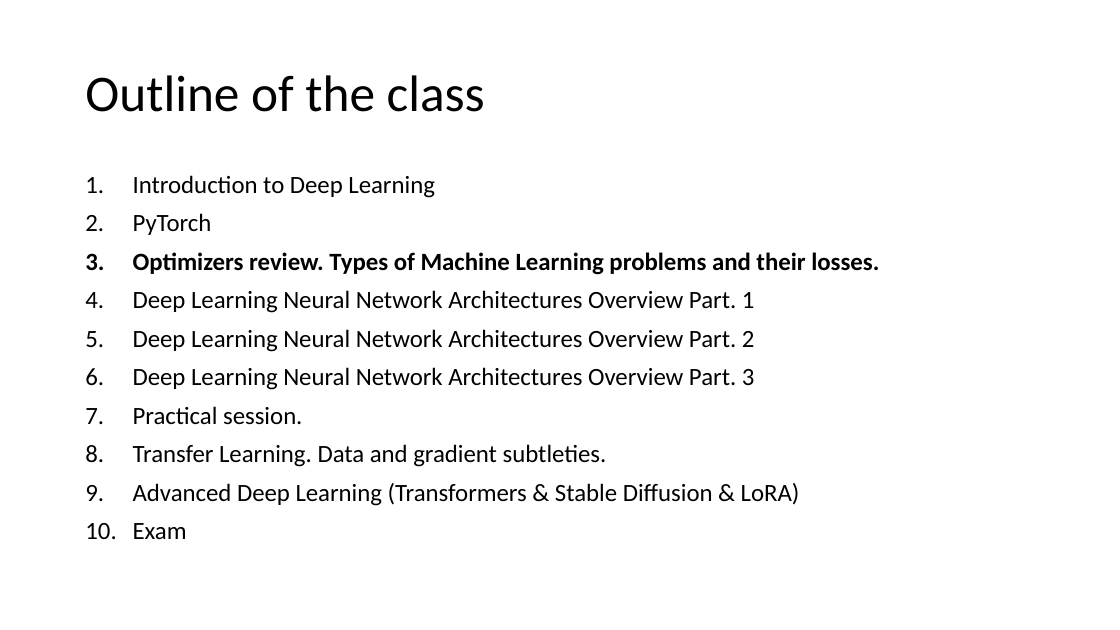
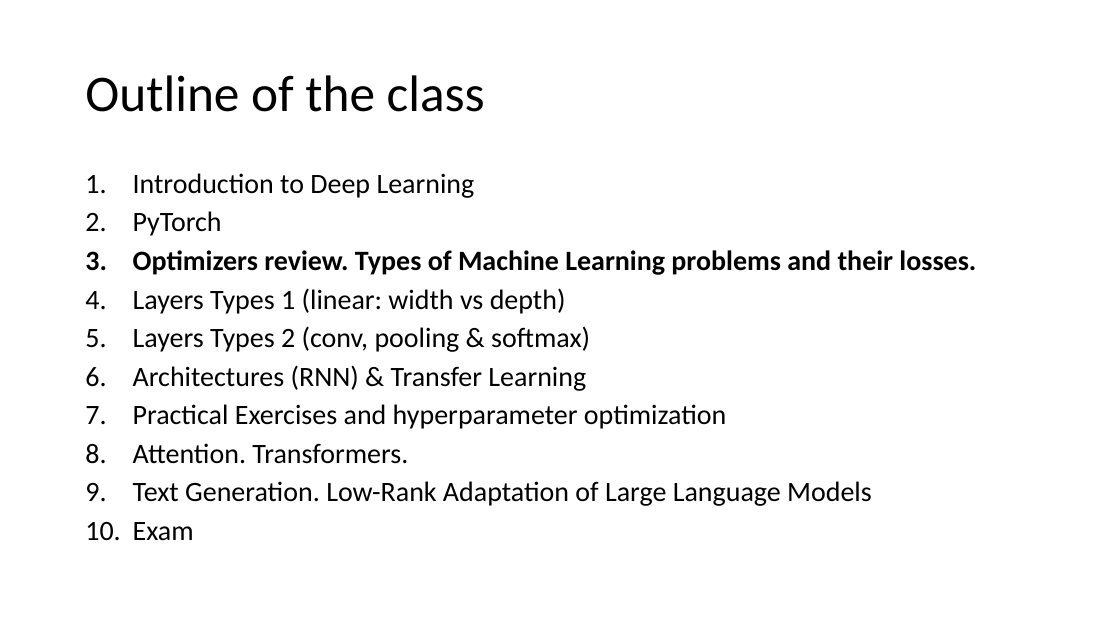
Before and after one commit to MICS-Lab/DeepLearningCourse2025, a slide deck: slide 2 of Slides/Slides_3.pptx. Drawn at 1120x630 pixels with LibreOffice and Linux fonts; fonts in the diff are those of the drawing. Boxes give left, top, right and bottom in pixels: in the first picture for what was removed or moved away, otherwise in the second. Text is boxed around its words. In the diff, an @@ line names an element or a change of style, - is before the commit and + after.

```diff
--- a/Slides/Slides_3.pptx
+++ b/Slides/Slides_3.pptx
@@ text at (x1=133, y1=173, x2=976, y2=541): size 21.3 to 24 pt in "Introduction to Deep Learning", "PyTorch", "Optimizers review. Types of Machine Learning problems ...", "Exam"; line spacing 0.9 to 0.8 @@
@@ text at (x1=133, y1=288, x2=872, y2=506): text changed; size 21.3 to 24 pt @@
-4. Deep Learning Neural Network Architectures Overview Part. 1
-5. Deep Learning Neural Network Architectures Overview Part. 2
-6. Deep Learning Neural Network Architectures Overview Part. 3
-7. Practical session.
-8. Transfer Learning. Data and gradient subtleties.
-9. Advanced Deep Learning (Transformers & Stable Diffusion & LoRA)
+4. Layers Types 1 (linear: width vs depth)
+5. Layers Types 2 (conv, pooling & softmax)
+6. Architectures (RNN) & Transfer Learning
+7. Practical Exercises and hyperparameter optimization
+8. Attention. Transformers.
+9. Text Generation. Low-Rank Adaptation of Large Language Models
```
Also in this commit, not shown: 1 other file.
